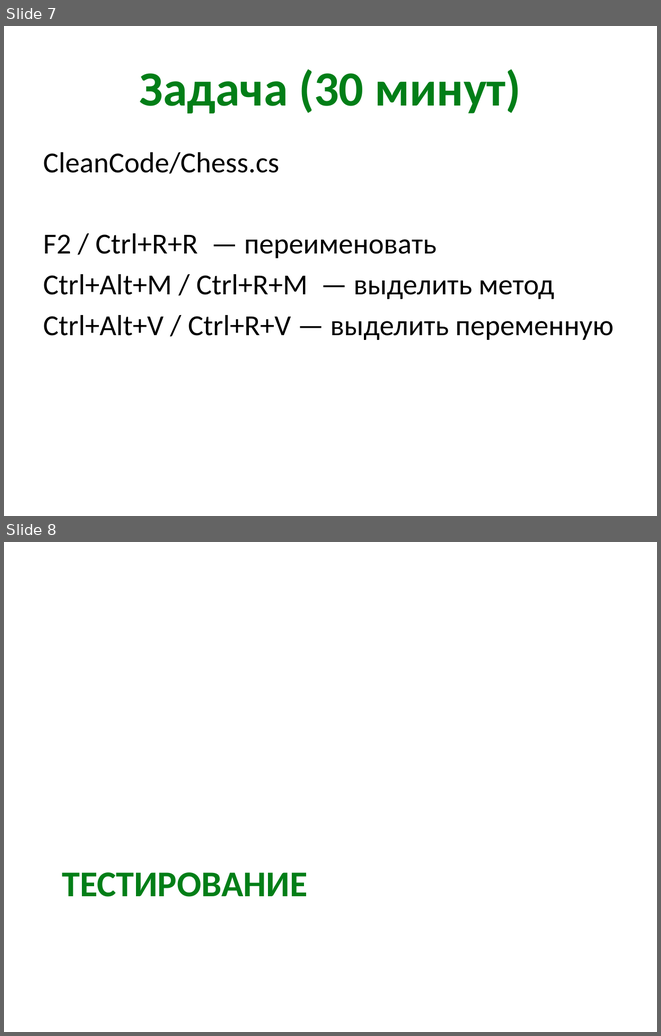
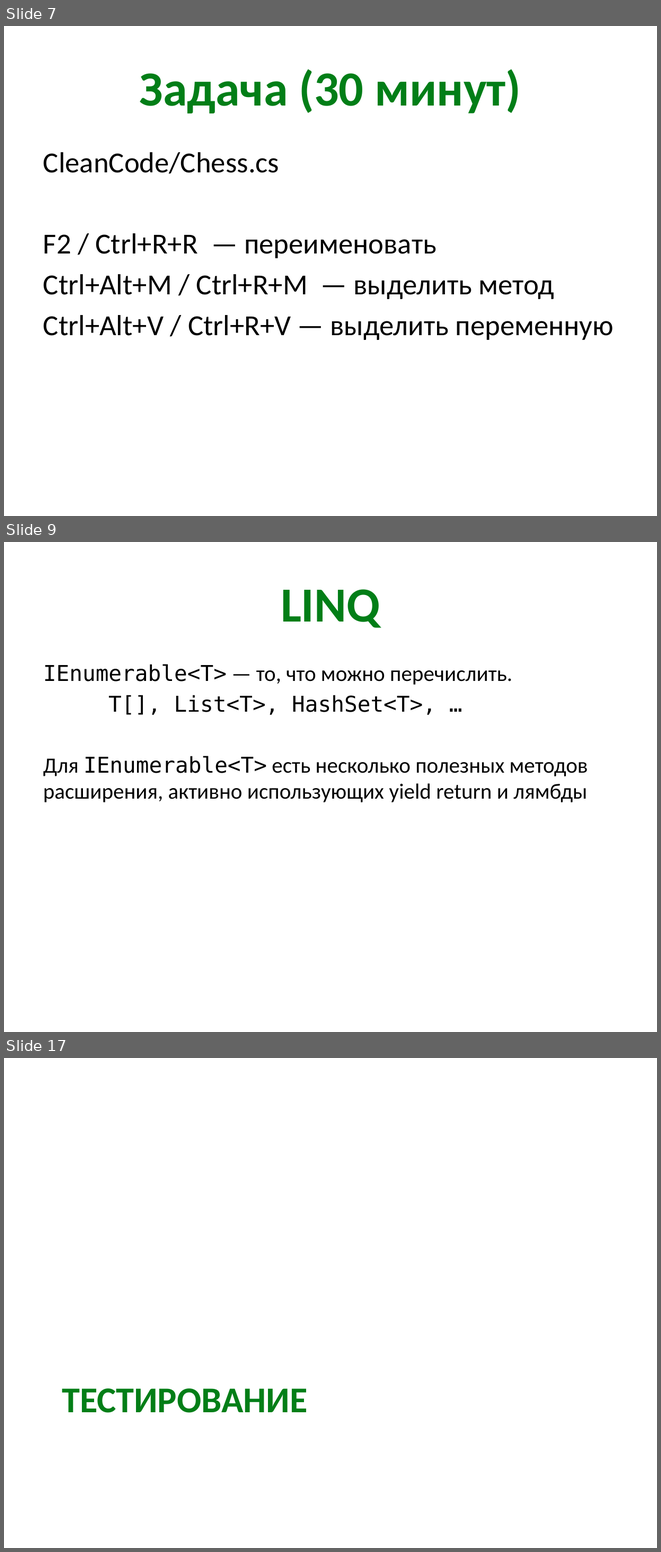
Before and after one commit to kontur-kampus-2015i/kontur-kampus, a slide deck: 1-CodeQuality/quality-slides.pptx. Shown one above the other, each under a label of ours: slides 7 and 8 before the commit, slides 7, 9 and 17 after it; the slides between them are not shown. The pictures are 661x1036 and 661x1552 pixels, drawn with LibreOffice and Linux fonts; fonts in the diff are those of the drawing. Boxes give left, top, right and bottom in pixels: in the first picture for what was removed or moved away, otherwise in the second. Text is boxed around its words. In the diff, an @@ line names an element or a change of style, - is before the commit and + after.

Commit message:
+ Linq in 1-CodeQuality slides

```diff
--- a/1-CodeQuality/quality-slides.pptx
+++ b/1-CodeQuality/quality-slides.pptx
@@ slide 9 added at box(4, 542, 657, 1032), background #FFFFFF @@
@@ title added at box(281, 589, 380, 628), 54 pt, text #027E17, bold @@
+LINQ
@@ text added at box(43, 664, 588, 802), 24 pt, text #000000 @@
+IEnumerable<T> — то, что можно перечислить.
+T[], List<T>, HashSet<T>, …
+Для IEnumerable<T> есть несколько полезных методов расширения, активно использующих yield return и лямбды
@@ what was slide 8 is now slide 17 @@
```
Also in this commit, not shown: 8 other slides added.
